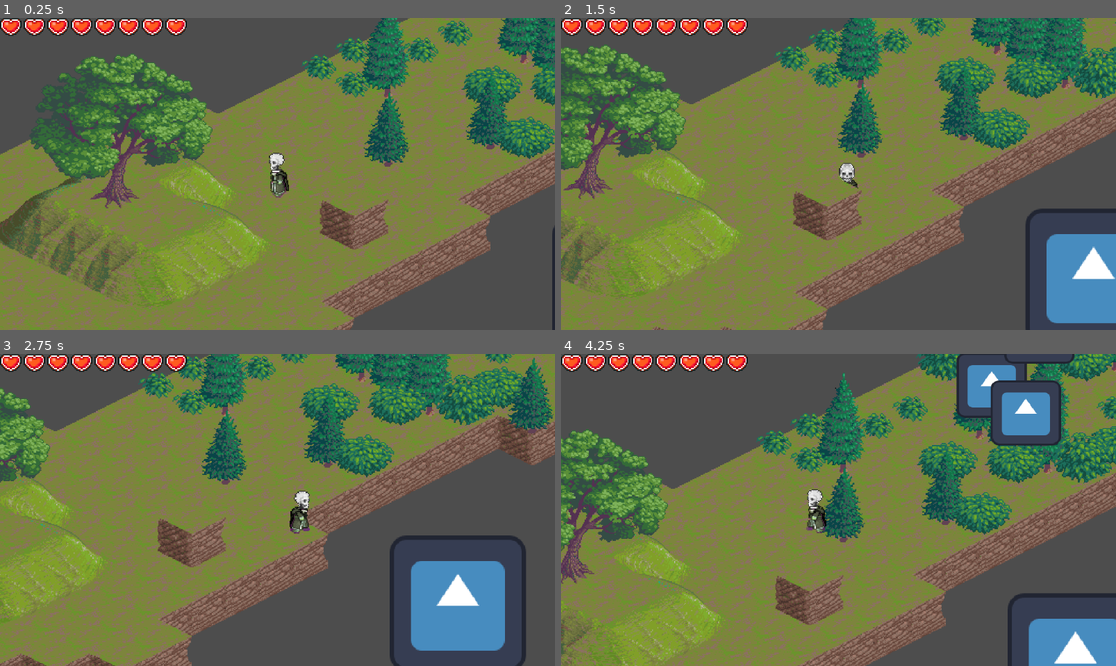
Above: before the commit, frames 1-4 (two rows, left to right).
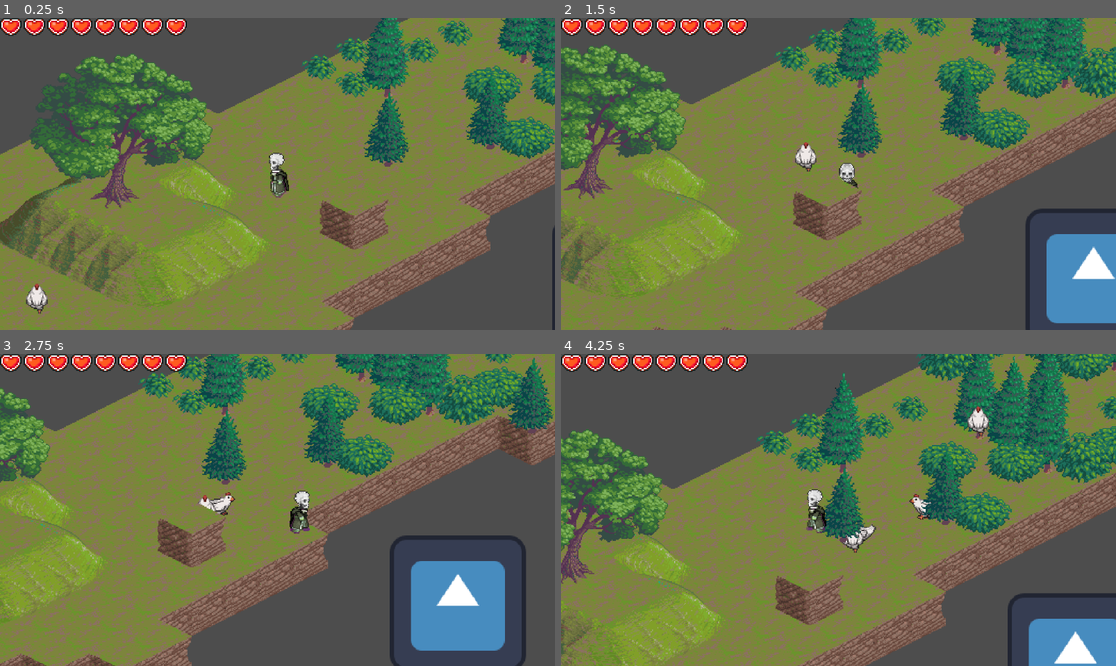
Above: after the commit, the same moments.

Repository: XMNNguyen/ECS179
Game: Godot game, scene res://Scenes/world.tscn
Two runs of this game, one before a commit and one after it. Both use one fixed random seed, a clock stepped at 60 frames per second and the inputs below. The engine's default icon, where the game draws it, is replaced by a stand-in: a white triangle on a blue panel in a dark square.
Inputs:
- Up to frame 1 (0.25 s): no input
- Up to frame 2 (1.5 s): tap Enter at 0.5 s; hold D (right) 0.53-1.28 s; hold S (down) from 1.28 s (still down)
- Up to frame 3 (2.75 s): release S (down) at 2.03 s; hold D (right) from 2.03 s (still down)
- Up to frame 4 (4.25 s): release D (right) at 2.78 s; hold W (up) 2.78-3.53 s; hold A (left) from 3.53 s (still down)

The runs differ from the first frame. In frame 1, 0.2% of the frame differs, in the area x 4-9%, y 85-95%; in frame 2, 0.2%; in frame 3, 0.3%; in frame 4, 5.2%, in the area x 50-93%, y 0-64%.

Commit message:
added chicken follow + fix spawn location bug

Diff:
--- a/ecs179_project/Scenes/Enemies/chicken.tscn
+++ b/ecs179_project/Scenes/Enemies/chicken.tscn
@@ -1,5 +1,6 @@
-[gd_scene load_steps=48 format=3 uid="uid://ciu4wphr5ctmd"]
-
+[gd_scene load_steps=77 format=3 uid="uid://ciu4wphr5ctmd"]
+
+[ext_resource type="Script" path="res://Scripts/Enemies/chicken.gd" id="1_74ind"]
 [ext_resource type="Texture2D" uid="uid://cmjbt3c6m7amd" path="res://Assets/chicken.png" id="1_x0flm"]
 
 [sub_resource type="AtlasTexture" id="AtlasTexture_wt7bh"]
@@ -716,6 +717,131 @@
 "peck_up": SubResource("Animation_et3pb")
 }
 
+[sub_resource type="AnimationNodeTimeScale" id="AnimationNodeTimeScale_l3eyp"]
+
+[sub_resource type="AnimationNodeAnimation" id="AnimationNodeAnimation_xjrvj"]
+animation = &"peck_left"
+
+[sub_resource type="AnimationNodeAnimation" id="AnimationNodeAnimation_iuoc4"]
+animation = &"peck_up"
+
+[sub_resource type="AnimationNodeAnimation" id="AnimationNodeAnimation_j4v6b"]
+animation = &"peck_right"
+
+[sub_resource type="AnimationNodeAnimation" id="AnimationNodeAnimation_drpkj"]
+animation = &"peck_down"
+
+[sub_resource type="AnimationNodeBlendSpace2D" id="AnimationNodeBlendSpace2D_umd40"]
+blend_point_0/node = SubResource("AnimationNodeAnimation_xjrvj")
+blend_point_0/pos = Vector2(-1, 0)
+blend_point_1/node = SubResource("AnimationNodeAnimation_iuoc4")
+blend_point_1/pos = Vector2(0, 1)
+blend_point_2/node = SubResource("AnimationNodeAnimation_j4v6b")
+blend_point_2/pos = Vector2(1, 0)
+blend_point_3/node = SubResource("AnimationNodeAnimation_drpkj")
+blend_point_3/pos = Vector2(0, -1)
+blend_mode = 1
+
+[sub_resource type="AnimationNodeBlendTree" id="AnimationNodeBlendTree_grtar"]
+nodes/TimeScale/node = SubResource("AnimationNodeTimeScale_l3eyp")
+nodes/TimeScale/position = Vector2(600, 120)
+nodes/attack_blend/node = SubResource("AnimationNodeBlendSpace2D_umd40")
+nodes/attack_blend/position = Vector2(380, 100)
+nodes/output/position = Vector2(780, 160)
+node_connections = [&"TimeScale", 0, &"attack_blend", &"output", 0, &"TimeScale"]
+
+[sub_resource type="AnimationNodeTimeScale" id="AnimationNodeTimeScale_57vxk"]
+
+[sub_resource type="AnimationNodeAnimation" id="AnimationNodeAnimation_jpsgl"]
+animation = &"idle_left"
+
+[sub_resource type="AnimationNodeAnimation" id="AnimationNodeAnimation_7yamy"]
+animation = &"idle_up"
+
+[sub_resource type="AnimationNodeAnimation" id="AnimationNodeAnimation_7fy8o"]
+animation = &"idle_right"
+
+[sub_resource type="AnimationNodeAnimation" id="AnimationNodeAnimation_40vwa"]
+animation = &"idle_down"
+
+[sub_resource type="AnimationNodeBlendSpace2D" id="AnimationNodeBlendSpace2D_oxdq2"]
+blend_point_0/node = SubResource("AnimationNodeAnimation_jpsgl")
+blend_point_0/pos = Vector2(-1, 0)
+blend_point_1/node = SubResource("AnimationNodeAnimation_7yamy")
+blend_point_1/pos = Vector2(0, 1)
+blend_point_2/node = SubResource("AnimationNodeAnimation_7fy8o")
+blend_point_2/pos = Vector2(1, 0)
+blend_point_3/node = SubResource("AnimationNodeAnimation_40vwa")
+blend_point_3/pos = Vector2(0, -1)
+blend_mode = 1
+
+[sub_resource type="AnimationNodeBlendTree" id="AnimationNodeBlendTree_u1wnf"]
+graph_offset = Vector2(-201.537, 27.9688)
+nodes/TimeScale/node = SubResource("AnimationNodeTimeScale_57vxk")
+nodes/TimeScale/position = Vector2(535.43, 127.926)
+nodes/idle_blend/node = SubResource("AnimationNodeBlendSpace2D_oxdq2")
+nodes/idle_blend/position = Vector2(260, 80)
+nodes/output/position = Vector2(740, 120)
+node_connections = [&"TimeScale", 0, &"idle_blend", &"output", 0, &"TimeScale"]
+
+[sub_resource type="AnimationNodeTimeScale" id="AnimationNodeTimeScale_lrsjp"]
+
+[sub_resource type="AnimationNodeAnimation" id="AnimationNodeAnimation_ed0h6"]
+animation = &"move_left"
+
+[sub_resource type="AnimationNodeAnimation" id="AnimationNodeAnimation_k6bf4"]
+animation = &"move_up"
+
+[sub_resource type="AnimationNodeAnimation" id="AnimationNodeAnimation_iev6y"]
+animation = &"move_right"
+
+[sub_resource type="AnimationNodeAnimation" id="AnimationNodeAnimation_sx3vg"]
+animation = &"move_down"
+
+[sub_resource type="AnimationNodeBlendSpace2D" id="AnimationNodeBlendSpace2D_ae716"]
+blend_point_0/node = SubResource("AnimationNodeAnimation_ed0h6")
+blend_point_0/pos = Vector2(-1, 0)
+blend_point_1/node = SubResource("AnimationNodeAnimation_k6bf4")
+blend_point_1/pos = Vector2(0, 1)
+blend_point_2/node = SubResource("AnimationNodeAnimation_iev6y")
+blend_point_2/pos = Vector2(1, 0)
+blend_point_3/node = SubResource("AnimationNodeAnimation_sx3vg")
+blend_point_3/pos = Vector2(0, -1)
+blend_mode = 1
+
+[sub_resource type="AnimationNodeBlendTree" id="AnimationNodeBlendTree_2crtg"]
+nodes/TimeScale/node = SubResource("AnimationNodeTimeScale_lrsjp")
+nodes/TimeScale/position = Vector2(440, 120)
+nodes/move_blend/node = SubResource("AnimationNodeBlendSpace2D_ae716")
+nodes/move_blend/position = Vector2(240, 80)
+nodes/output/position = Vector2(620, 180)
+node_connections = [&"TimeScale", 0, &"move_blend", &"output", 0, &"TimeScale"]
+
+[sub_resource type="AnimationNodeStateMachineTransition" id="AnimationNodeStateMachineTransition_21m2l"]
+advance_mode = 2
+
+[sub_resource type="AnimationNodeStateMachineTransition" id="AnimationNodeStateMachineTransition_wbsxq"]
+advance_mode = 2
+
+[sub_resource type="AnimationNodeStateMachineTransition" id="AnimationNodeStateMachineTransition_dusd1"]
+advance_mode = 2
+
+[sub_resource type="AnimationNodeStateMachineTransition" id="AnimationNodeStateMachineTransition_tfvey"]
+advance_mode = 2
+
+[sub_resource type="AnimationNodeStateMachineTransition" id="AnimationNodeStateMachineTransition_fu1hr"]
+advance_mode = 2
+
+[sub_resource type="AnimationNodeStateMachine" id="AnimationNodeStateMachine_f5p8c"]
+states/Attack/node = SubResource("AnimationNodeBlendTree_grtar")
+states/Attack/position = Vector2(539, 100)
+states/Idle/node = SubResource("AnimationNodeBlendTree_u1wnf")
+states/Idle/position = Vector2(363, 190)
+states/Move/node = SubResource("AnimationNodeBlendTree_2crtg")
+states/Move/position = Vector2(363, 37)
+states/Start/position = Vector2(173, 107)
+transitions = ["Start", "Idle", SubResource("AnimationNodeStateMachineTransition_21m2l"), "Idle", "Move", SubResource("AnimationNodeStateMachineTransition_wbsxq"), "Move", "Idle", SubResource("AnimationNodeStateMachineTransition_dusd1"), "Move", "Attack", SubResource("AnimationNodeStateMachineTransition_tfvey"), "Attack", "Move", SubResource("AnimationNodeStateMachineTransition_fu1hr")]
+
 [sub_resource type="CircleShape2D" id="CircleShape2D_ig6tq"]
 radius = 8.06226
 
@@ -725,7 +851,12 @@
 radius = 3.0
 height = 16.0
 
+[sub_resource type="CapsuleShape2D" id="CapsuleShape2D_gx0od"]
+radius = 5.0
+height = 10.0
+
 [node name="Chicken" type="CharacterBody2D"]
+script = ExtResource("1_74ind")
 
 [node name="AnimatedSprite2D" type="AnimatedSprite2D" parent="."]
 sprite_frames = SubResource("SpriteFrames_v8778")
@@ -737,6 +868,14 @@
 }
 
 [node name="AnimationTree" type="AnimationTree" parent="."]
+tree_root = SubResource("AnimationNodeStateMachine_f5p8c")
+anim_player = NodePath("../AnimationPlayer")
+parameters/Attack/TimeScale/scale = 1.0
+parameters/Attack/attack_blend/blend_position = Vector2(0, 1)
+parameters/Idle/TimeScale/scale = 1.0
+parameters/Idle/idle_blend/blend_position = Vector2(0, 0)
+parameters/Move/TimeScale/scale = 1.0
+parameters/Move/move_blend/blend_position = Vector2(0, 1)
 
 [node name="Hitbox" type="Area2D" parent="."]
 
@@ -756,3 +895,9 @@
 position = Vector2(1, 12)
 rotation = 1.5708
 shape = SubResource("CapsuleShape2D_exb4b")
+
+[node name="Head" type="Area2D" parent="."]
+
+[node name="CollisionShape2D" type="CollisionShape2D" parent="Head"]
+position = Vector2(0, -7)
+shape = SubResource("CapsuleShape2D_gx0od")
--- a/ecs179_project/Scenes/Player.tscn
+++ b/ecs179_project/Scenes/Player.tscn
@@ -488,7 +488,7 @@
 blend_mode = 1
 
 [sub_resource type="AnimationNodeBlendTree" id="AnimationNodeBlendTree_sqjha"]
-graph_offset = Vector2(-224.083, -23.9082)
+graph_offset = Vector2(163.987, 66.9597)
 nodes/TimeScale/node = SubResource("AnimationNodeTimeScale_nikck")
 nodes/TimeScale/position = Vector2(697.273, 218.015)
 nodes/move_blend/node = SubResource("AnimationNodeBlendSpace2D_463k3")
@@ -519,6 +519,8 @@
 height = 40.0
 
 [node name="Player" type="CharacterBody2D"]
+collision_layer = 2
+collision_mask = 2
 script = ExtResource("1_k8kdr")
 
 [node name="CollisionShape2D" type="CollisionShape2D" parent="."]
--- a/ecs179_project/Scenes/world.tscn
+++ b/ecs179_project/Scenes/world.tscn
@@ -7,6 +7,7 @@
 [ext_resource type="PackedScene" uid="uid://cya5icw57awh1" path="res://Scenes/spawner.tscn" id="4_cchqb"]
 [ext_resource type="PackedScene" uid="uid://c2ay5rxk3o4ts" path="res://Scenes/hearts.tscn" id="5_x1rp2"]
 [ext_resource type="PackedScene" uid="uid://4m1d73i53aab" path="res://Scenes/test_enemy.tscn" id="7_va1s3"]
+[ext_resource type="PackedScene" uid="uid://ciu4wphr5ctmd" path="res://Scenes/Enemies/chicken.tscn" id="8_q84ec"]
 
 [sub_resource type="TileSetAtlasSource" id="TileSetAtlasSource_ugaeo"]
 resource_name = "Grass"
@@ -1560,7 +1561,8 @@
 tile_layout = 5
 tile_offset_axis = 1
 tile_size = Vector2i(64, 32)
-physics_layer_0/collision_layer = 1
+physics_layer_0/collision_layer = 3
+physics_layer_0/collision_mask = 3
 sources/0 = SubResource("TileSetAtlasSource_ugaeo")
 
 [node name="World" type="Node2D"]
@@ -1601,7 +1603,11 @@
 
 [node name="Spawner" parent="." instance=ExtResource("4_cchqb")]
 position = Vector2(388, -105)
+pack_spawn = false
 
 [node name="CanvasLayer" type="CanvasLayer" parent="."]
 
 [node name="Hearts" parent="CanvasLayer" instance=ExtResource("5_x1rp2")]
+
+[node name="Chicken" parent="." instance=ExtResource("8_q84ec")]
+position = Vector2(-10, 108)
--- a/ecs179_project/Scripts/Enemies/chicken.gd
+++ b/ecs179_project/Scripts/Enemies/chicken.gd
@@ -1,12 +1,59 @@
 class_name Chicken
 extends Enemy
 
+enum state {
+			ATTACK,
+			IDLE,
+			MOVE
+			}
+
+@onready var animationTree:AnimationTree = $AnimationTree
+@onready var state_machine = animationTree["parameters/playback"]
+
+var cur_state: state = state.IDLE
+var on_slope: bool = false
+var blend_position : Vector2 = Vector2.ZERO
+var blend_paths = [
+	"parameters/Attack/attack_blend/blend_position",
+	"parameters/Idle/idle_blend/blend_position",
+	"parameters/Move/move_blend/blend_position"
+]
+var state_keys = [
+	"Attack",
+	"Idle",
+	"Move"
+]
 
 # Called when the node enters the scene tree for the first time.
 func _ready() -> void:
-	pass # Replace with function body.
+	base_speed = 40
+	aggro_range = 100
+	target = $"/root/World/Player"
+	adjust_z_index($Head.global_position)
 
 
 # Called every frame. 'delta' is the elapsed time since the previous frame.
 func _process(delta: float) -> void:
-	pass
+	adjust_z_index($Head.global_position)
+	if _aggro:
+		follow_target()
+	elif global_position.distance_to(target.global_position) <= aggro_range:
+		_aggro = true
+
+
+func follow_target() -> void:
+	cur_state = state.MOVE
+	var target_direction: Vector2 = (target.global_position - global_position).normalized()
+	velocity = target_direction * base_speed
+
+	if is_on_slope($Head.global_position):
+		on_slope = true
+		move_on_slope(target_direction, $Head.global_position, 15, 5)
+	elif on_slope:
+		on_slope = false
+
+
+	blend_position = Vector2(target_direction.x, -target_direction.y)
+	move_and_slide()
+	state_machine.travel(state_keys[cur_state])
+	animationTree.set(blend_paths[cur_state], blend_position)
--- a/ecs179_project/Scripts/Enemies/enemy.gd
+++ b/ecs179_project/Scripts/Enemies/enemy.gd
@@ -55,10 +55,8 @@
 
 
 # add movement bias based on direction the enemy is moving in
-func move_on_slope(position: Vector2, input_vector : Vector2):
+func move_on_slope(position: Vector2, input_vector : Vector2, horizontal_bias: float, diagonal_bias:float):
 	var slow_scaling: float = 0.80
-	var horizontal_bias:float = 40
-	var diagonal_bias:float = 25
 
 	# get the tile position of the slope we are on
 	var enemy_tile_position = tile_map.local_to_map(position)
@@ -69,7 +67,7 @@
 	# UP RIGHT
 	if tile_map.get_cell_atlas_coords(z_index - 1, enemy_tile_position) in tile_map.up_right_slopes:
 		# add a y-bias based on input direction
-		if input_vector.x < 0:
+		if input_vector.x > 0:
 			velocity.y -= diagonal_bias
 		elif input_vector.x < 0:
 			velocity.y += diagonal_bias
@@ -77,9 +75,9 @@
 	# RIGHT
 	elif tile_map.get_cell_atlas_coords(z_index - 1, enemy_tile_position) in tile_map.right_slopes:
 		# add a y-bias based on input direction
-		if input_vector.x < 0:
+		if input_vector.x > 0:
 			velocity.y += horizontal_bias
-		elif input_vector.x > 0:
+		elif input_vector.x < 0:
 			velocity.y -= horizontal_bias
 
 	# DOWN RIGHT
@@ -87,7 +85,7 @@
 		# add a y-bias based on input direction
 		if input_vector.x > 0:
 			velocity.y -= diagonal_bias
-		elif input_vector.x < 10:
+		elif input_vector.x < 0:
 			velocity.y += diagonal_bias
 
 	# DOWN LEFT
--- a/ecs179_project/Scripts/player.gd
+++ b/ecs179_project/Scripts/player.gd
@@ -54,7 +54,6 @@
 	move_and_slide()
 	state_machine.travel(state_keys[state])
 	animationTree.set(blend_paths[state], blend_position)
-
 
 
 
--- a/ecs179_project/Scripts/spawner.gd
+++ b/ecs179_project/Scripts/spawner.gd
@@ -1,7 +1,7 @@
 class_name Spawner
 extends Node2D
 
-@export var enemy_types: Array[String] = ["res://Scenes/Enemies/Enemy1.tscn"] # holds all the scene paths of the types of enemies that can spawn in this spawner
+@export var enemy_types: Array[String] = ["res://Scenes/Enemies/chicken.tscn"] # holds all the scene paths of the types of enemies that can spawn in this spawner
 @export var spawn_radius: float = 150
 @export var trigger_radius:float = 70
 @export var spawn_time: float = 1
@@ -45,7 +45,9 @@
 	# randomly set the spawn location somewhere around our spawner no more then spawn_radius away
 	# if the spawn location is invalid (off map), change the spawn location
 	var spawn_location: Vector2 = get_random_spawn_location()
-	while tile_map.get_cell_source_id(enemy_instance.z_index - 1, tile_map.local_to_map(spawn_location)) == -1:
+	while (tile_map.get_cell_source_id(enemy_instance.z_index - 1, tile_map.local_to_map(spawn_location)) == -1 &&
+			tile_map.get_cell_atlas_coords(enemy_instance.z_index - 1, tile_map.local_to_map(spawn_location)) != tile_map.boundery &&
+			tile_map.get_cell_atlas_coords(enemy_instance.z_index - 1, tile_map.local_to_map(spawn_location)) not in tile_map.wall_bounderies):
 		spawn_location = get_random_spawn_location()
 
 	enemy_instance.global_position = spawn_location
Not shown: 1 places in ecs179_project/Scenes/world.tscn that only renumber resources
